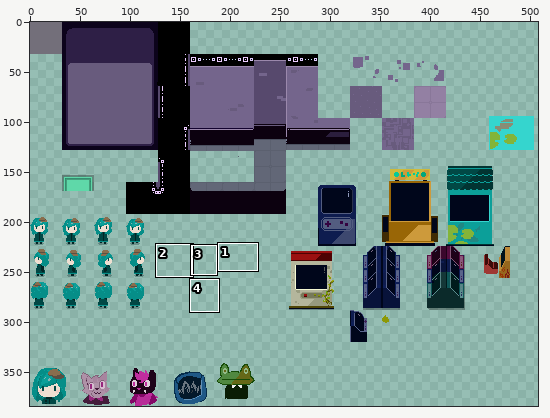
File history of a sprite sheet, assets/images/test.png. Above, an overview of the earlier version with the close-up marked.
Close-up. First the earlier version:
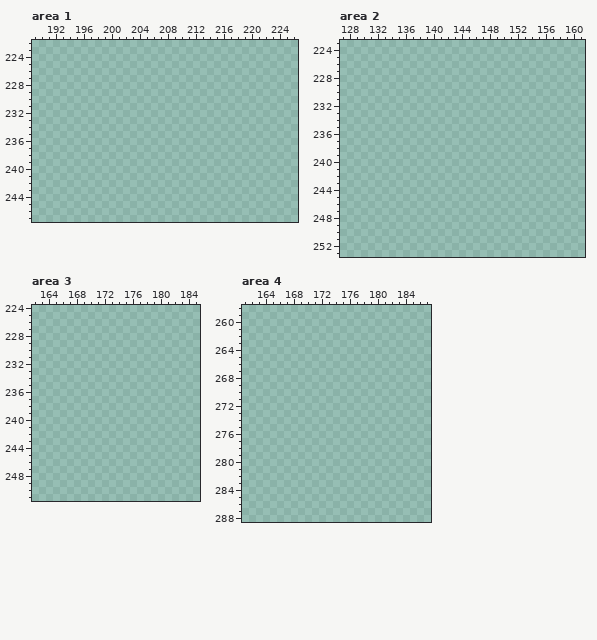
The file is 512x384 pixels. Colours within 5 levels of each other are drawn and written as one. Shown: area 1: x 189..226, y 222..247; area 2: x 127..161, y 223..253; area 3: x 162..185, y 224..251; area 4: x 161..187, y 258..288. The wide view leaves out empty margins. The commit also changed other parts of the picture, which this record leaves out.
After:
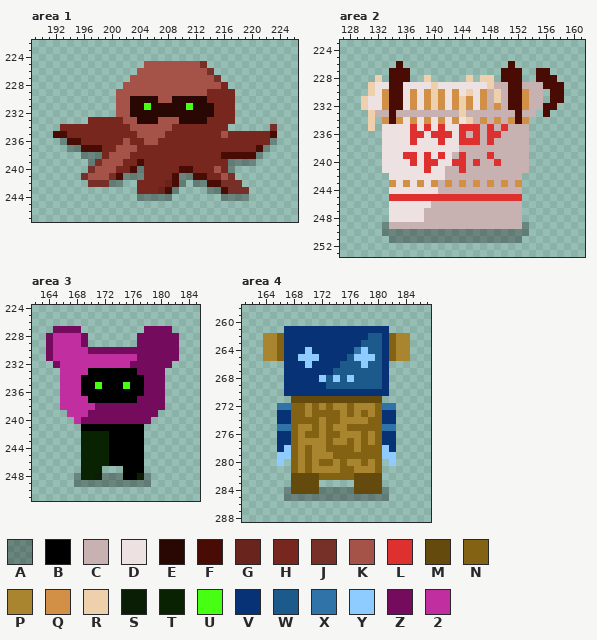
Palette (. is transparent): A #0000004d  B #000000  C #c7b1b1  D #ede2e1  E #290703  F #490c05  G #69251d  H #78271e  J #773028  K #a55249  L #df3030  M #644a0d  N #836214  P #a98530  Q #d19046  R #efd0ad  S #0a1d05  T #092302  U #46ff13  V #083276  W #1d5a8c  X #3073a9  Y #8eccff  Z #750b5d  2 #c02e9f
Diff:
Changed rows in their new state; - is an unchanged pixel.
Area 1:
first column x 192:
225 -------------KKKKKKKKJ----------
226 ------------KKKKKKKKKKJ---------
227 -----------KKKKKKKKKKKKJ--------
228 ----------KKKKKKKKKKKKKKH-------
229 ---------KKKKKKKKKKKKKHHHH------
230 ---------KKEEEEKKEEEEEHHHH------
231 ---------KKEEUEEEEEUEEEHHH------
232 ---------KKEEEEEEEEEEEEHHH------
233 -----HHHHHKKEEEKKKEEEEHHHH------
234 -HHHHHHHHHHKKKKKKHHHHHHHH------J
235 FFHHHHHHHHHHKKKKHHHHHHHHKHHHHHHF
236 -AFFHHHHHHKHHKKHHHHHHHHHHHHHHHHA
237 --AAFFFHHKKKHHHHHHHHHHHHHHHHHFA-
238 ----AAAHKKKHHHHHHHHHHHHHFFFFFA--
239 -----AJKKKHHFHHHHHHHHHHHHAAAA---
240 -----JKKKHHFAHHHHHFFHHHKHA------
241 ----JKKKJFAAAHHHHFAAFFHHKJ------
242 -----JJJAA--HHHHGFA-AAFFJJJ-----
243 ------------HHHGFA----AAFJJJ----
244 ------------AAAAA-------AAAA----
Area 2:
first column x 130:
226 -----F---------------F-------
227 ----FFF-------------FFF--FF--
228 --R-FFF--R-----R-RR-FFF--FFF-
229 -RDDFFDDDDRDDDDDDDRCCFFCCCFFF
230 -RDQFFDQDQRQDQDRDQCRCFFQCC-FF
231 RDDQFFDQDQRQDQRQDQCRCFFQCC-FF
232 RDDQFFDQDQRQDQRQDQCQCFFQCCFF-
233 -RCCFCCCCCCCCCRCCCCCCCFCC-F--
234 -R-QFQDQDQDQDQDRCQCQCQFQ-----
235 -R-DDDDLDLDLDDLLLCLCLCCC-----
236 ---DDDDLLDLLLDLCLCLLCCCC-----
237 ---DDDDLDDDLDDLLLCLCCCCC-----
238 ---DDDDDDDDDDDCCCCCCCCCC-----
239 ---DDDLLDLDLDCLCCCLCCCCC-----
240 ---DDDDLDLLDDLLCLCCLCCCC-----
241 ---DDDDDDLDDCCLCCCCCCCCC-----
242 ----DDDDDDDDCCCCCCCCCCC------
243 ----QDQDQDQCQCQCQCQCQCQ------
244 ----DDDDDDDCCCCCCCCCCCC------
245 ----LLLLLLLLLLLLLLLLLLL------
246 ----DDDDDDCCCCCCCCCCCCC------
247 ----DDDDDCCCCCCCCCCCCCC------
248 ----DDDDDCCCCCCCCCCCCCC------
249 ---ACCCCCCCCCCCCCCCCCCCA-----
250 ---AAAAAAAAAAAAAAAAAAAAA-----
251 ----AAAAAAAAAAAAAAAAAAA------
Area 3:
first column x 164:
227 -ZZZZ---------ZZZZ-
228 Z2222Z-------ZZZZZZ
229 Z2222Z-------ZZZZZZ
230 Z22222ZZZZZZZZZZZZZ
231 Z222222222222ZZZZZZ
232 -Z2222222222ZZZZZZ-
233 --2222BBBBBBBZZZZ--
234 --222BBBBBBBBBZZZ--
235 --222BBUBBBUBBZZZ--
236 --222BBBBBBBBBZZZ--
237 --2222BBBBBBBZZZZ--
238 --22222ZZZZZZZZZZ--
239 ---222ZZZZZZZZZZ---
240 ----2ZZZZZZZZZZ----
241 -----BBBBBBBBB-----
242 -----TTTTBBBBB-----
243 -----TTTTBBBBB-----
244 -----TTTTBBBBB-----
245 -----TTTTBBBBB-----
246 -----TTTTBBBBB-----
247 -----TTT---BBB-----
248 ----ATTSAAABBSA----
249 ----AAAAAAAAAAA----
Area 4:
first column x 164:
261 ---VVVVVVVVVVVVVVV---
262 PPNVVVVVVVVVVVVWWVNPP
263 PPNVVVVVVVVVVVWWWVNPP
264 PPNVVVYVVVVVVXYWWVNPP
265 PPNVVYYYVVVVWYYYWVNPP
266 ---VVVYVVVVWWWYWWV---
267 ---VVVVVVVWWWWWWWV---
268 ---VVVVVYWYWYWWWWV---
269 ---VVVVVVWWWWWWWWV---
270 ---VVVVVVVVVVVVVVV---
271 ----MMMMMMMMMMMMM----
272 --XXNNPNPNPPNPPPNXX--
273 --VVNNPNNNNPNPNPNVV--
274 --VVNNNNPNNPPPPNNVV--
275 --XXNPPNPNPPNNNNNXX--
276 --VVNPNNPNNPPPNPNVV--
277 --VVNPPPPNPPNPNPNVV--
278 --VYNPNPPNNNNPNNNYV--
279 --YYNPNPPPNNNNNNNYY--
280 --Y-NPNPNNPNPPNPN-Y--
281 ----NPNPPPPNNPPPN----
282 ----MMMMNNNNNMMMM----
283 ----MMMM-----MMMM----
284 ---AMMMMAAAAAMMMMA---
285 ---AAAAAAAAAAAAAAA---
Boxes around the changes in both close-ups, in picture pixels (x1, y1, x2, y2):
added: (53, 61, 277, 201)
added: (361, 61, 564, 243)
added: (46, 326, 179, 487)
added: (263, 326, 410, 501)
